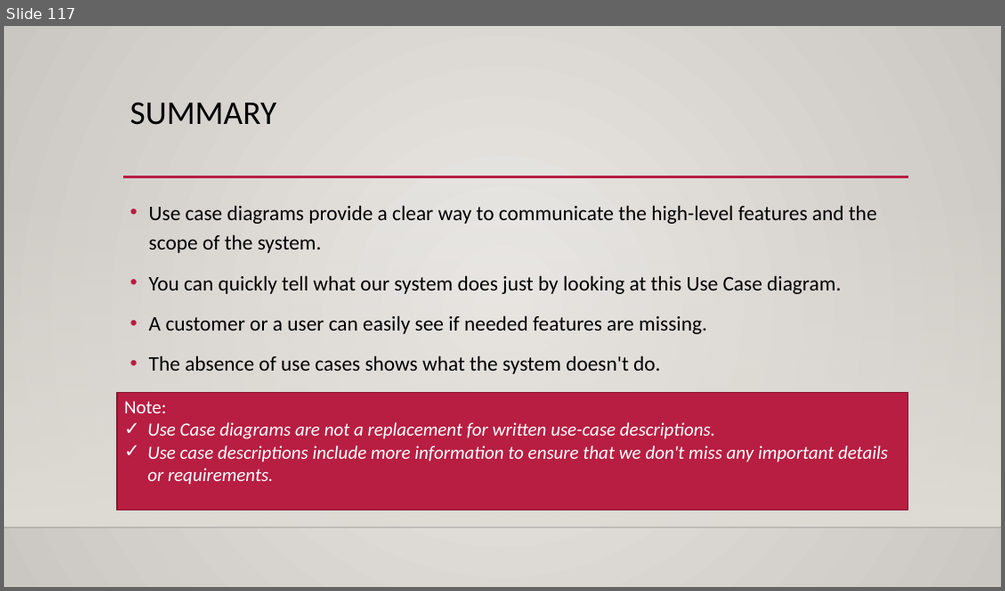
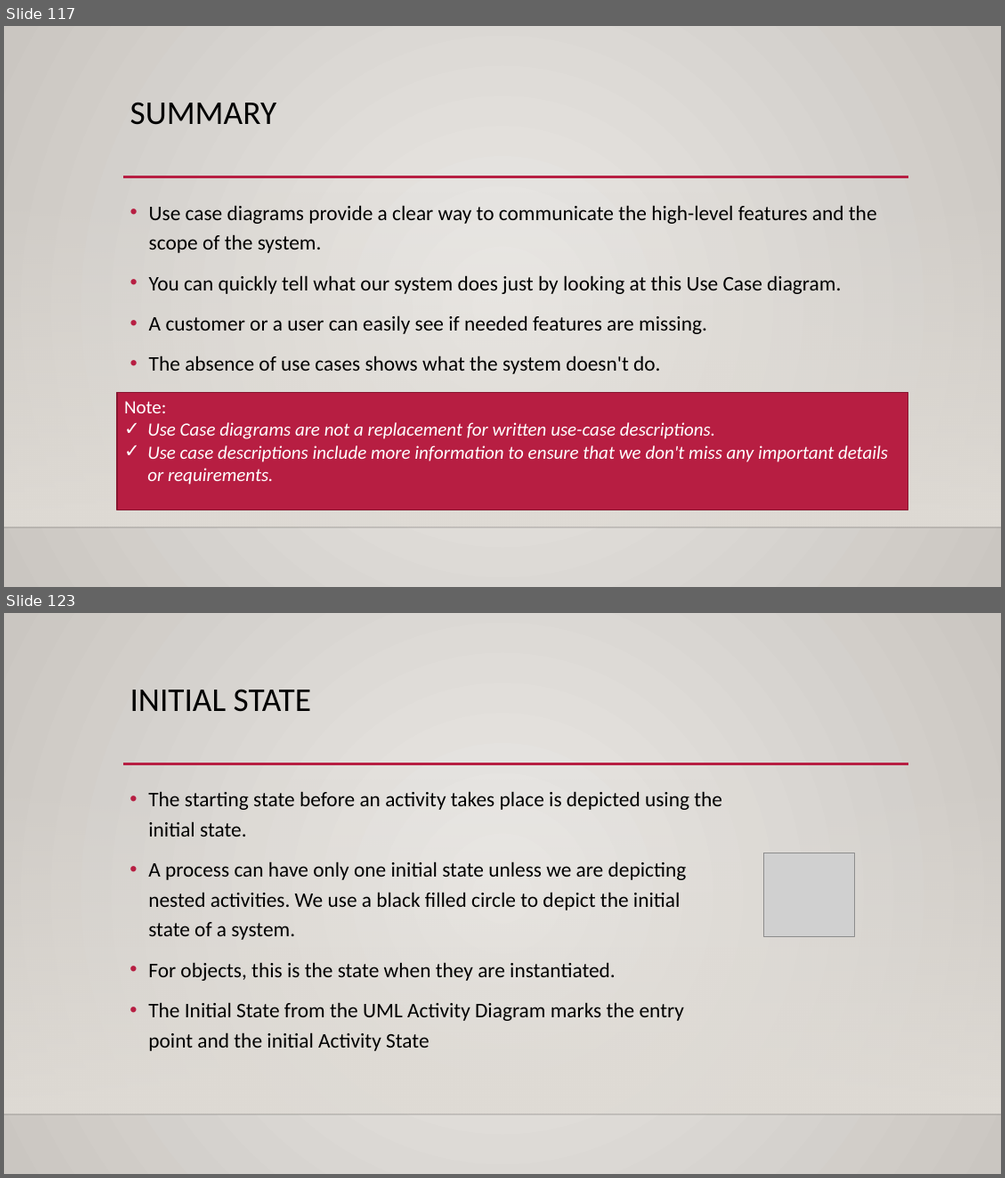
Before and after one commit to joydip-git/siemens-ooad-uml-25thaugust, a slide deck: presentation/OOAD and uml.pptx. Shown one above the other, each under a label of ours: slide 117 before the commit, slides 117 and 123 after it; the slides between them are not shown. The pictures are 1005x591 and 1005x1178 pixels, drawn with LibreOffice and Linux fonts; fonts in the diff are those of the drawing; grey boxes stand for pictures; background and template pictures are left out. Boxes give left, top, right and bottom in pixels: in the first picture for what was removed or moved away, otherwise in the second. Text is boxed around its words. In the diff, an @@ line names an element or a change of style, - is before the commit and + after.

Commit message:
day-4 initial upload

```diff
--- a/presentation/OOAD and uml.pptx
+++ b/presentation/OOAD and uml.pptx
@@ slide 123 added at <box>4,613,1001,1174</box>, background gradient #ECEAE7 to #CAC7C1; not listed: 3 template elements that a slide beside it also shows @@
@@ title added at <box>130,689,311,712</box>, 32 pt, text #000000 @@
+INITIAL STATE
@@ text added at <box>148,791,722,1051</box>, 20 pt, text #000000 @@
+• The starting state before an activity takes place is depicted using the initial state.
+• A process can have only one initial state unless we are depicting nested activities. We use a black filled circle to depict the initial state of a system.
+• For objects, this is the state when they are instantiated.
+• The Initial State from the UML Activity Diagram marks the entry point and the initial Activity State
@@ picture added at <box>764,852,855,936</box> @@
```
Also in this commit, not shown: 1 slide changed, 69 other slides added, 3 other files.
